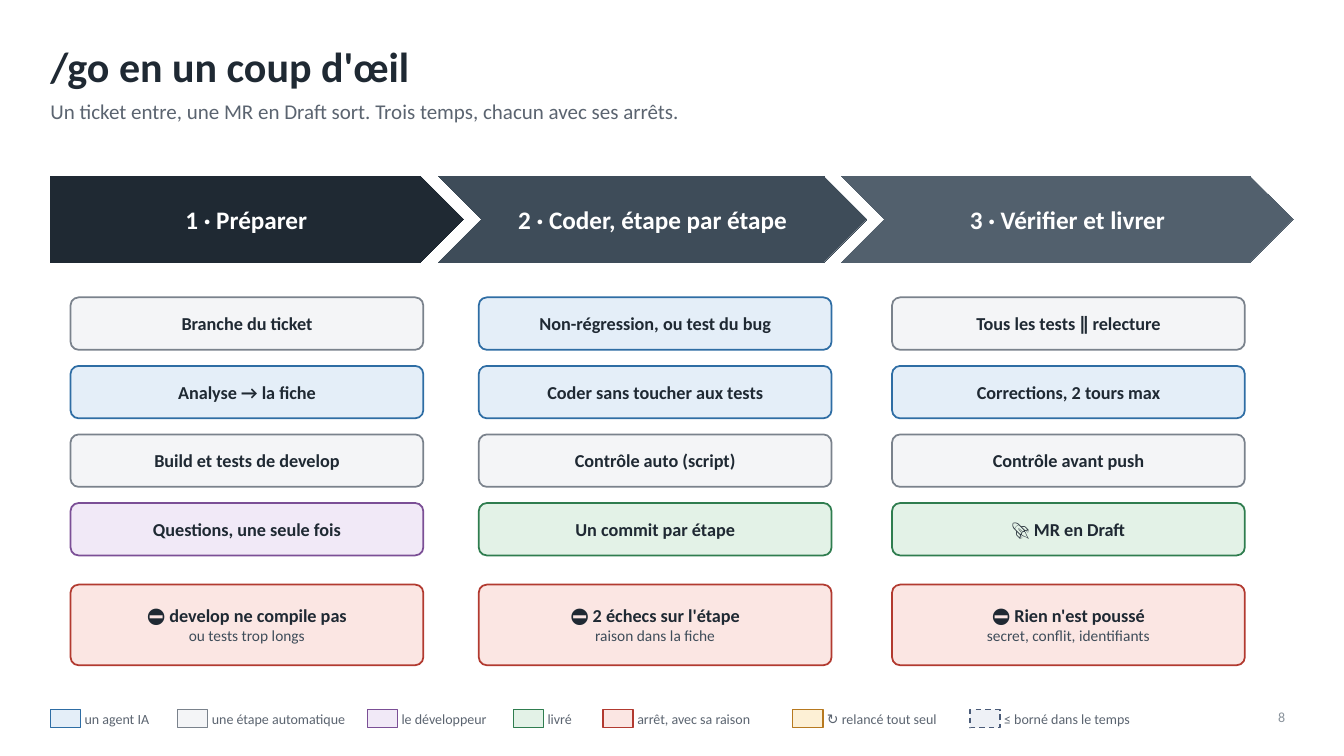
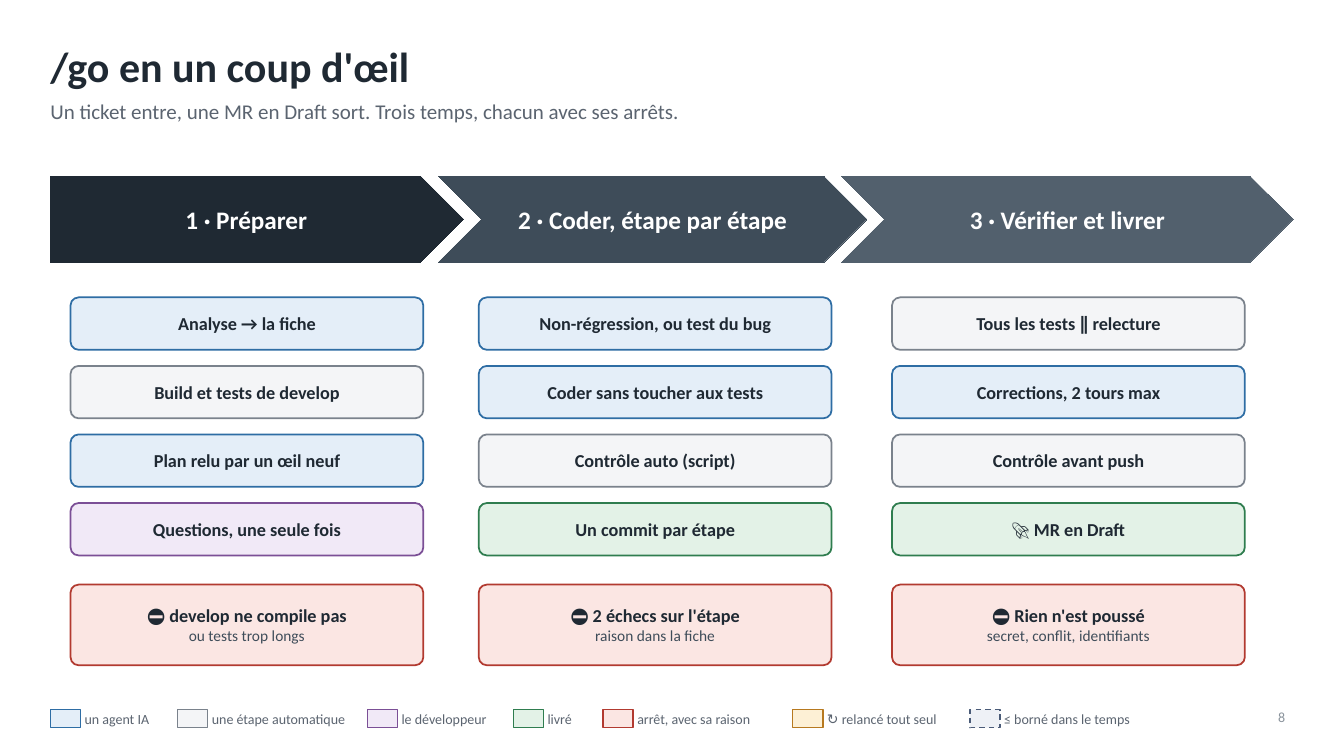
Before and after one commit to RabieDerouiche/OpenRDCode, a slide deck: slide 8 of opencode-v2/docs/presentation-flux.pptx. Drawn at 1344x756 pixels with LibreOffice and Linux fonts; fonts in the diff are those of the drawing. Boxes give left, top, right and bottom in pixels: in the first picture for what was removed or moved away, otherwise in the second. Text is boxed around its words. In the diff, an @@ line names an element or a change of style, - is before the commit and + after.

```diff
--- a/opencode-v2/docs/presentation-flux.pptx
+++ b/opencode-v2/docs/presentation-flux.pptx
@@ rounded rectangle "Analyse → la fiche": place and size @@
-rounded rectangle "Analyse → la fiche" at (71,366,423,418)
+rounded rectangle "Analyse → la fiche" at (71,297,423,350)
@@ rounded rectangle removed at (71,297,423,350) @@
-Branche du ticket
@@ rounded rectangle "Build et tests de develop": place and size @@
-rounded rectangle "Build et tests de develop" at (71,435,423,487)
+rounded rectangle "Build et tests de develop" at (71,366,423,418)
@@ rounded rectangle added at (71,435,423,487), fill #E4EEF8, outline #2E6DA4 1.25 pt, 13 pt, text #1F2933, bold @@
+Plan relu par un œil neuf
```
Also in this commit, not shown: 2 other slides changed, 15 other files.
